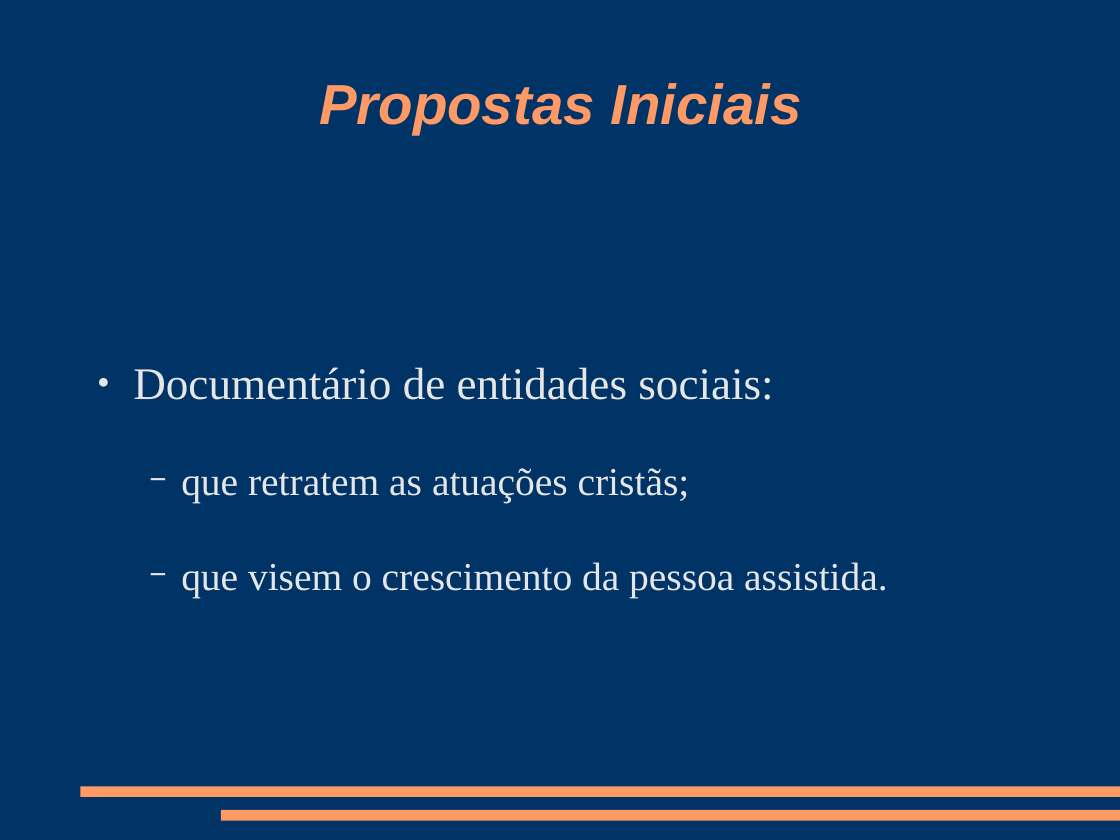
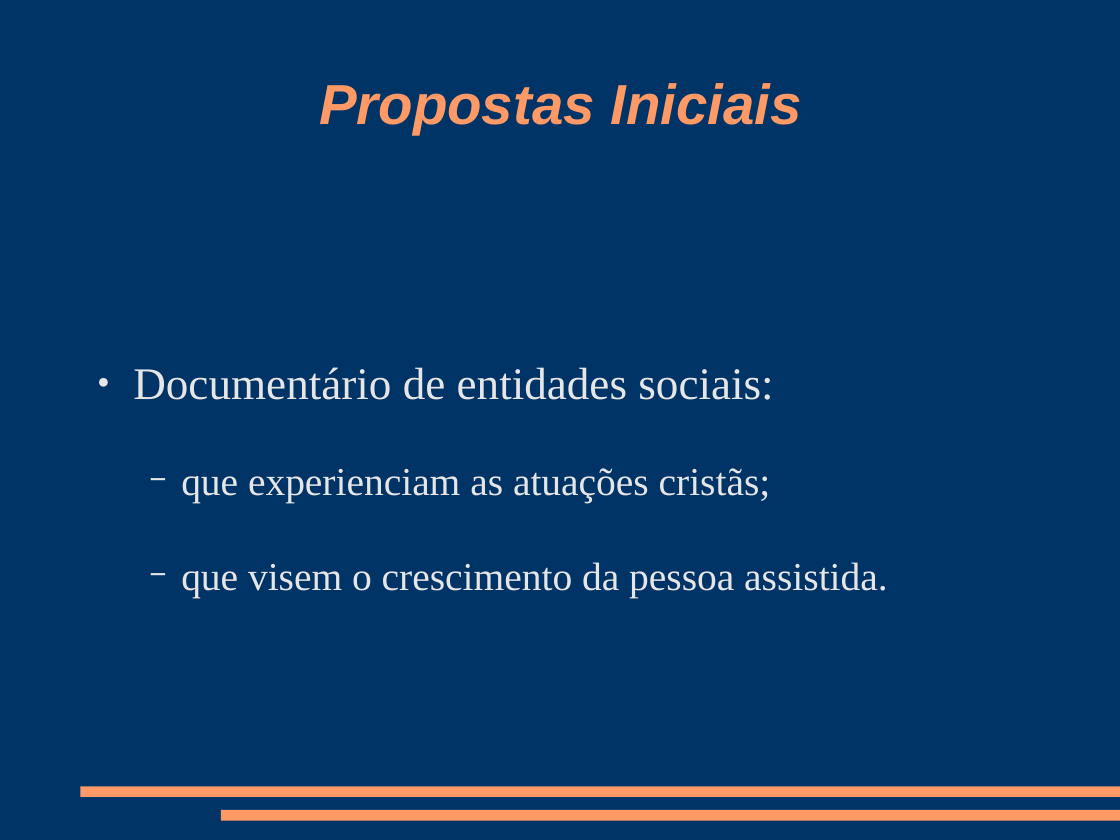
Before and after one commit to mptrv/docpcrista, a slide deck: slide 6 of docpcrista-orientacoes_da_dinamica.odp. Drawn at 1120x840 pixels with LibreOffice and Linux fonts; fonts in the diff are those of the drawing. Boxes give left, top, right and bottom in pixels: in the first picture for what was removed or moved away, otherwise in the second. Text is boxed around its words. In the diff, an @@ line names an element or a change of style, - is before the commit and + after.

```diff
--- a/docpcrista-orientacoes_da_dinamica.odp
+++ b/docpcrista-orientacoes_da_dinamica.odp
@@ text at box(181, 468, 771, 503): text changed @@
-  − que retratem as atuações cristãs;
+  − que experienciam as atuações cristãs;
```
Also in this commit, not shown: 12 other slides changed, 16 slides added, 1 slide removed, 1 other file.
